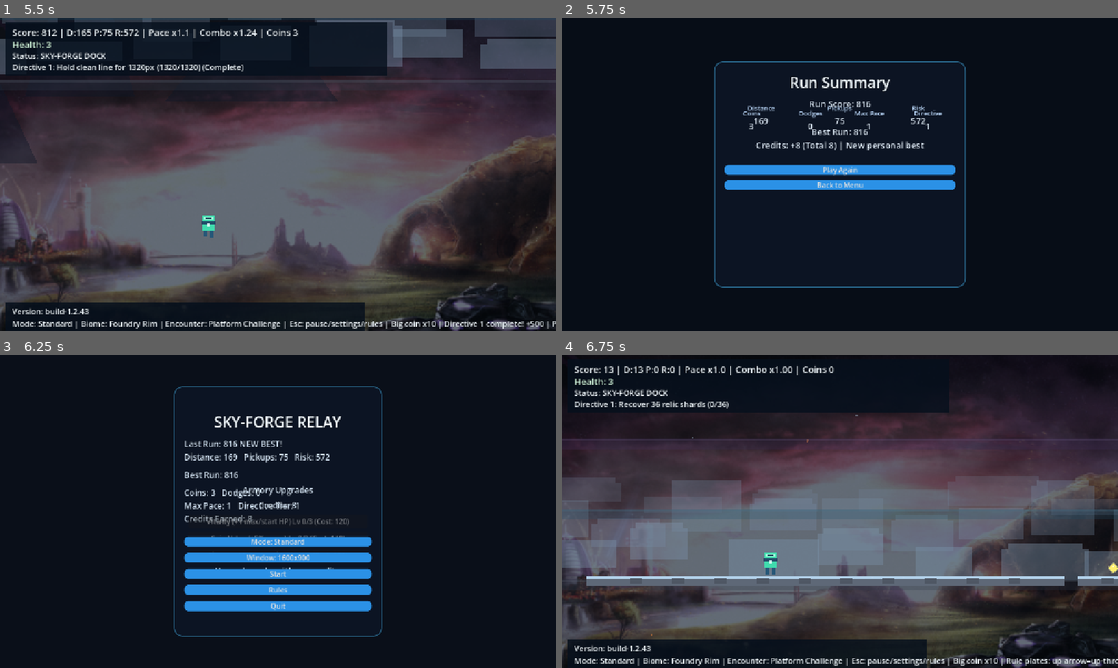
Above: before the commit, frames 1-4 (two rows, left to right).
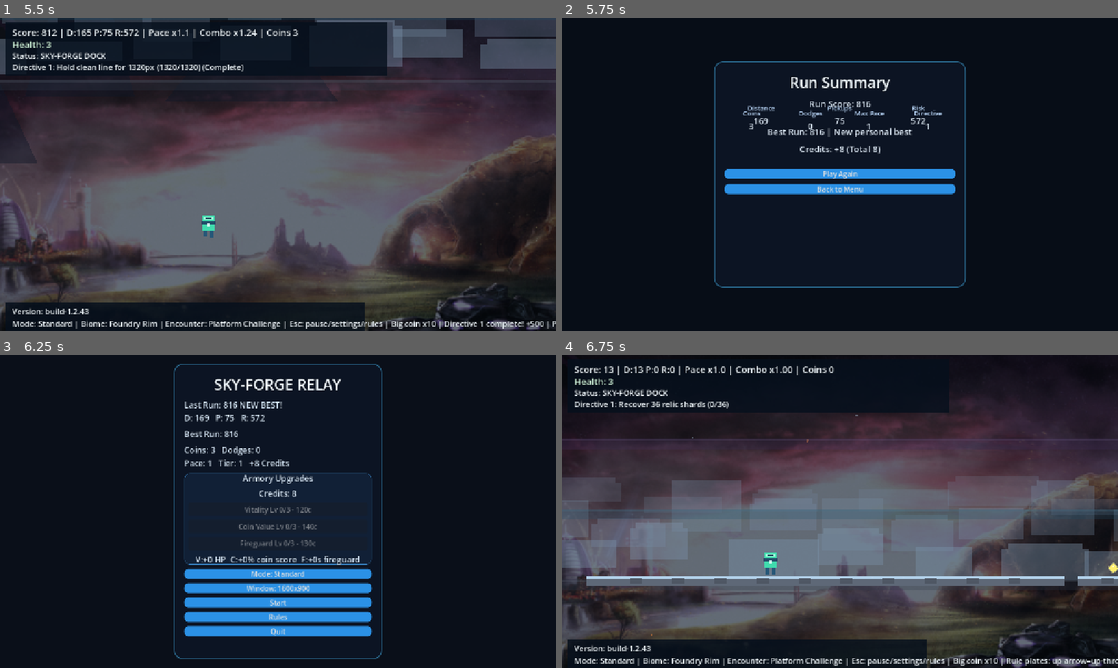
Above: after the commit, the same moments.

Repository: DKE-DEV-33/Endless-Runner-Redux
Game: Godot game, scene res://scenes/Main.tscn
Same seed, same stepped clock (60 frames per second), same inputs: the game is played once before the commit and once after it.
Inputs:
- Up to frame 1 (5.5 s): tap Enter at 0.5 s; hold Right (ui_right) 0.53-2.03 s; tap Space (jump) at 0.77, 1.52, 3.02, 3.77, 4.52 s; hold Left (ui_left) 2.03-2.78 s; hold Right (ui_right) 2.78-4.28 s; hold Left (ui_left) 4.28-5.03 s; hold Right (ui_right) from 5.03 s (still down)
- Up to frame 2 (5.75 s): keep holding Right (ui_right)
- Up to frame 3 (6.25 s): release Right (ui_right) at 5.75 s; click "Back to Menu" at 5.75 s
- Up to frame 4 (6.75 s): click "Start" at 6.5 s

Frame 1 is identical in both runs. In frame 2, 3.3% of the frame differs, in the area x 29-71%, y 35-57%; in frame 3, 11%, in the area x 31-69%, y 2-98%; in frame 4, nothing differs.

Commit message:
Fix menu and run summary readability with compact layout

Diff:
--- a/scenes/Menu.tscn
+++ b/scenes/Menu.tscn
@@ -93,9 +93,9 @@
 anchor_right = 0.5
 anchor_bottom = 0.5
 offset_left = -240.0
-offset_top = -288.0
+offset_top = -340.0
 offset_right = 240.0
-offset_bottom = 288.0
+offset_bottom = 340.0
 grow_horizontal = 2
 grow_vertical = 2
 theme_override_styles/panel = SubResource("3")
@@ -110,8 +110,8 @@
 offset_bottom = -24.0
 grow_horizontal = 2
 grow_vertical = 2
-alignment = 1
-theme_override_constants/separation = 14
+alignment = 0
+theme_override_constants/separation = 10
 
 [node name="Title" type="Label" parent="Card/Center"]
 layout_mode = 2
@@ -143,6 +143,7 @@
 [node name="ArmoryCard" type="Panel" parent="Card/Center"]
 layout_mode = 2
 size_flags_horizontal = 3
+custom_minimum_size = Vector2(0, 210)
 theme_override_styles/panel = SubResource("7")
 
 [node name="VBox" type="VBoxContainer" parent="Card/Center/ArmoryCard"]
--- a/scenes/RunSummary.tscn
+++ b/scenes/RunSummary.tscn
@@ -332,6 +332,12 @@
 horizontal_alignment = 1
 label_settings = SubResource("2")
 
+[node name="CreditsLabel" type="Label" parent="Card/Center"]
+layout_mode = 2
+text = "Credits: +0 (Total 0)"
+horizontal_alignment = 1
+label_settings = SubResource("2")
+
 [node name="Spacer" type="Control" parent="Card/Center"]
 layout_mode = 2
 custom_minimum_size = Vector2(0, 8)
--- a/scripts/menu.gd
+++ b/scripts/menu.gd
@@ -105,8 +105,8 @@
 
 	if has_last:
 		var suffix: String = " NEW BEST!" if is_new_best else ""
-		last_score_label.text = "Last Run: %d%s\nDistance: %d   Pickups: %d   Risk: %d" % [last_score, suffix, last_distance, last_pickup, last_risk]
-		summary_label.text = "Coins: %d   Dodges: %d\nMax Pace: %d   Directive Tier: %d\nCredits Earned: %d" % [last_coins, last_dodges, last_max_pace, last_tier, last_credits_earned]
+		last_score_label.text = "Last Run: %d%s\nD: %d   P: %d   R: %d" % [last_score, suffix, last_distance, last_pickup, last_risk]
+		summary_label.text = "Coins: %d   Dodges: %d\nPace: %d   Tier: %d   +%d Credits" % [last_coins, last_dodges, last_max_pace, last_tier, last_credits_earned]
 	else:
 		last_score_label.text = "Last Run: --"
 		summary_label.text = "Run Summary: --"
@@ -173,11 +173,11 @@
 func _perk_display_name(key: String) -> String:
 	match key:
 		"vitality":
-			return "Vitality (+1 max/start HP)"
+			return "Vitality"
 		"coin_value":
-			return "Coin Value (+5% score)"
+			return "Coin Value"
 		"fireguard":
-			return "Fireguard (+1s duration)"
+			return "Fireguard"
 	return key
 
 func _button_text_for_perk(key: String) -> String:
@@ -185,7 +185,7 @@
 	if level >= PERK_MAX_LEVEL:
 		return "%s Lv %d/%d (MAX)" % [_perk_display_name(key), level, PERK_MAX_LEVEL]
 	var cost: int = _perk_cost(key, level)
-	return "%s Lv %d/%d (Cost: %d)" % [_perk_display_name(key), level, PERK_MAX_LEVEL, cost]
+	return "%s Lv %d/%d - %dc" % [_perk_display_name(key), level, PERK_MAX_LEVEL, cost]
 
 func _refresh_armory_ui() -> void:
 	credits_label.text = "Credits: %d" % credits
@@ -203,6 +203,7 @@
 	vitality_button.disabled = vitality_level >= PERK_MAX_LEVEL or (vitality_cost > 0 and credits < vitality_cost)
 	coin_value_button.disabled = coin_level >= PERK_MAX_LEVEL or (coin_cost > 0 and credits < coin_cost)
 	fireguard_button.disabled = fireguard_level >= PERK_MAX_LEVEL or (fireguard_cost > 0 and credits < fireguard_cost)
+	armory_hint_label.text = "V:+%d HP  C:+%d%% coin score  F:+%ds fireguard" % [vitality_level, coin_level * 5, fireguard_level]
 
 func _try_purchase_perk(key: String) -> void:
 	var level: int = _perk_level(key)
--- a/scripts/run_summary.gd
+++ b/scripts/run_summary.gd
@@ -9,6 +9,7 @@
 @onready var pace_value_label: Label = $Card/Center/StatsRow/PaceCard/VBox/Value
 @onready var tier_value_label: Label = $Card/Center/StatsRow/TierCard/VBox/Value
 @onready var best_label: Label = $Card/Center/BestLabel
+@onready var credits_label: Label = $Card/Center/CreditsLabel
 @onready var play_again_button: Button = $Card/Center/PlayAgainButton
 @onready var menu_button: Button = $Card/Center/MenuButton
 
@@ -40,7 +41,8 @@
 	dodges_value_label.text = str(hazards_dodged)
 	pace_value_label.text = str(max_pace)
 	tier_value_label.text = str(mission_tier)
-	best_label.text = "Best Run: %d\nCredits: +%d (Total %d)" % [best_score, credits_earned, total_credits]
+	best_label.text = "Best Run: %d" % best_score
+	credits_label.text = "Credits: +%d (Total %d)" % [credits_earned, total_credits]
 	if is_new_best:
 		best_label.text += " | New personal best"
 
